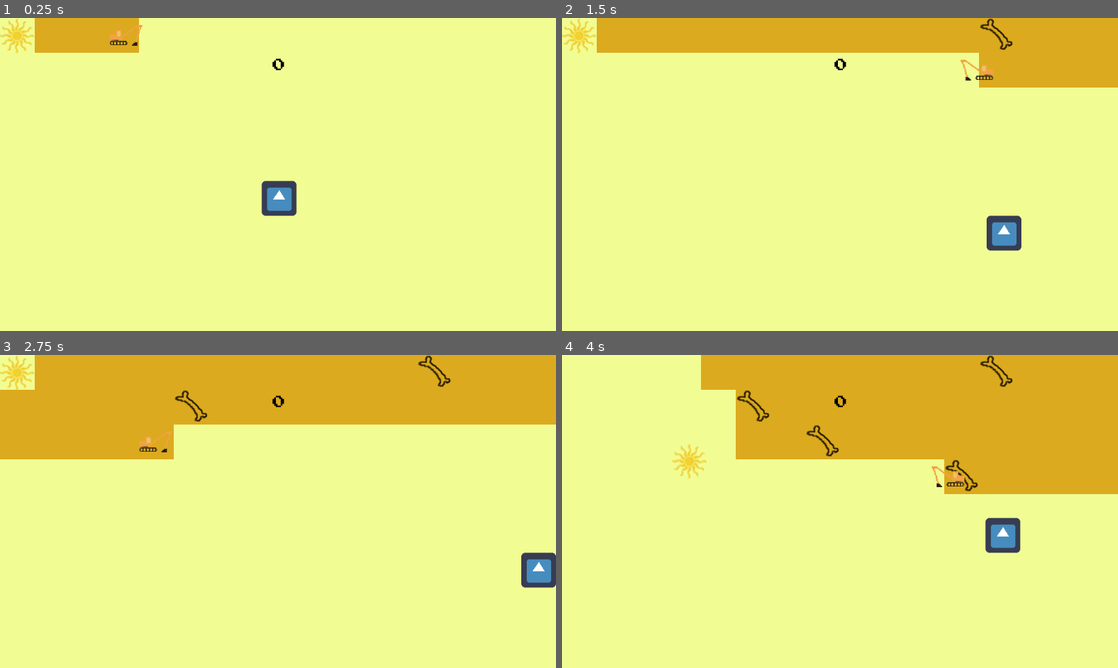
Above: before the commit, frames 1-4 (two rows, left to right).
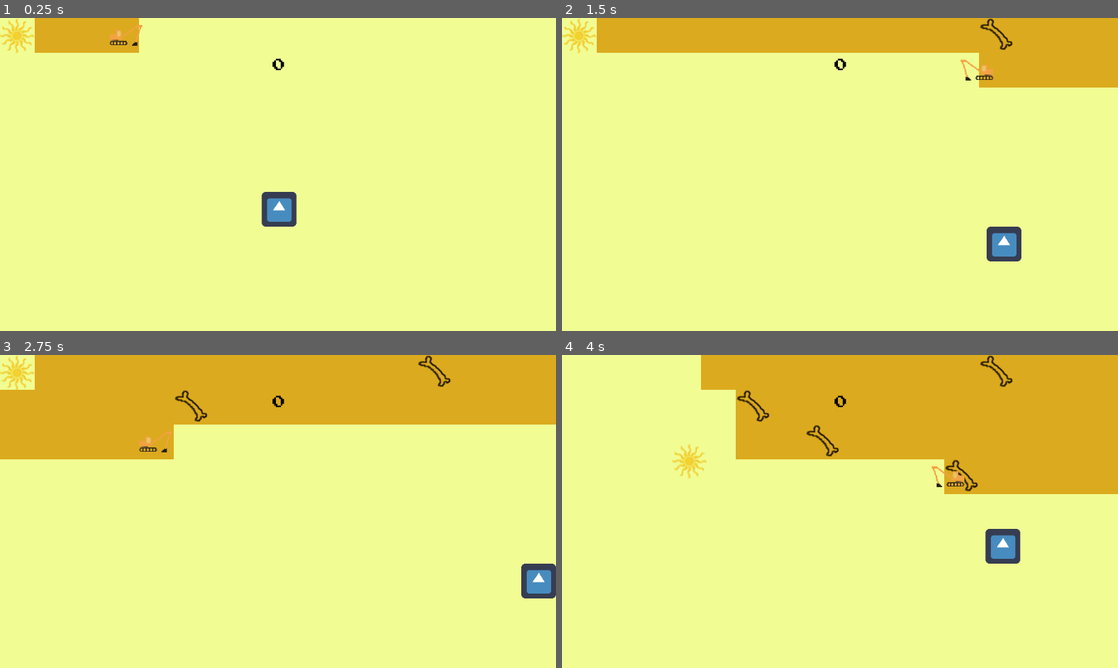
Above: after the commit, the same moments.

Repository: ImpeccableN/archeogame
Game: Godot game, scene res://Minigame1/Minigame1.tscn
The game is run twice, just before and just after one commit, with the same random seed, the same clock (stepped at 60 frames per second) and the same inputs. The project has no main scene, so this scene is started directly. The engine's default icon, where the game draws it, is replaced by a stand-in: a white triangle on a blue panel in a dark square.
Inputs:
- Up to frame 1 (0.25 s): no input
- Up to frame 2 (1.5 s): hold D (move_right) 0.53-1.28 s; tap Space (set_marker) at 0.6, 1.35 s; hold S (move_down) from 1.28 s (still down)
- Up to frame 3 (2.75 s): release S (move_down) at 2.03 s; hold D (move_right) from 2.03 s (still down); tap Space (set_marker) at 2.1 s
- Up to frame 4 (4 s): release D (move_right) at 2.78 s; hold W (move_up) 2.78-3.53 s; tap Space (set_marker) at 2.85, 3.6 s; hold A (move_left) from 3.53 s (still down)

The runs differ from the first frame. In frame 1, 0.7% of the frame differs, in the area x 47-54%, y 52-67%; in frame 2, 0.7%; in frame 3, 0.7%; in frame 4, 0.7%.

Commit message:
Minigame1: player starting position fixed

Diff:
--- a/HeuneburgGame/Minigame1/Minigame1.tscn
+++ b/HeuneburgGame/Minigame1/Minigame1.tscn
@@ -93,7 +93,7 @@
 tile_data = PoolIntArray( 0, 0, 0, 1, 0, 0, 2, 0, 0, 3, 0, 0, 4, 0, 0, 5, 0, 0, 6, 0, 0, 7, 0, 0, 8, 0, 0, 9, 0, 0, 10, …(1833 unchanged characters)…
 
 [node name="Player" parent="." instance=ExtResource( 5 )]
-position = Vector2( 514, 332 )
+position = Vector2( 514, 352 )
 collision_mask = 257
 
 [node name="Sun" parent="." instance=ExtResource( 3 )]
